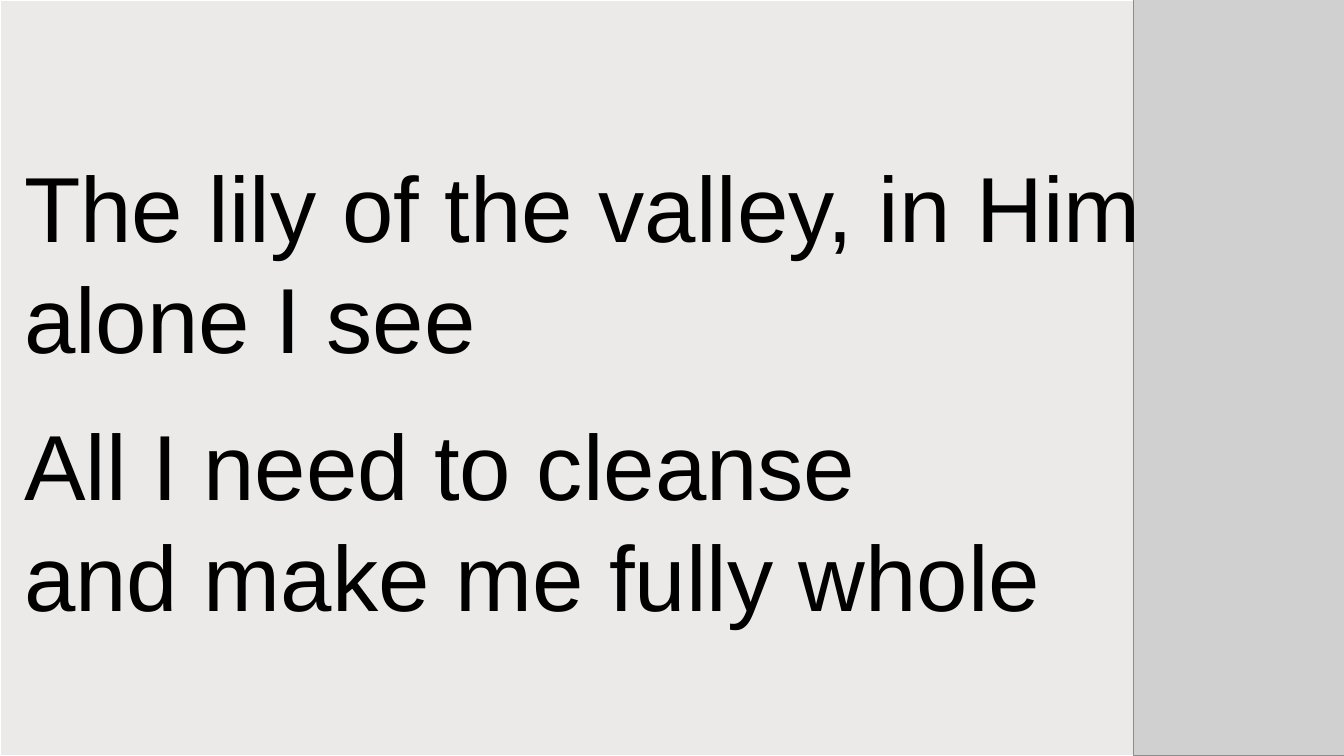
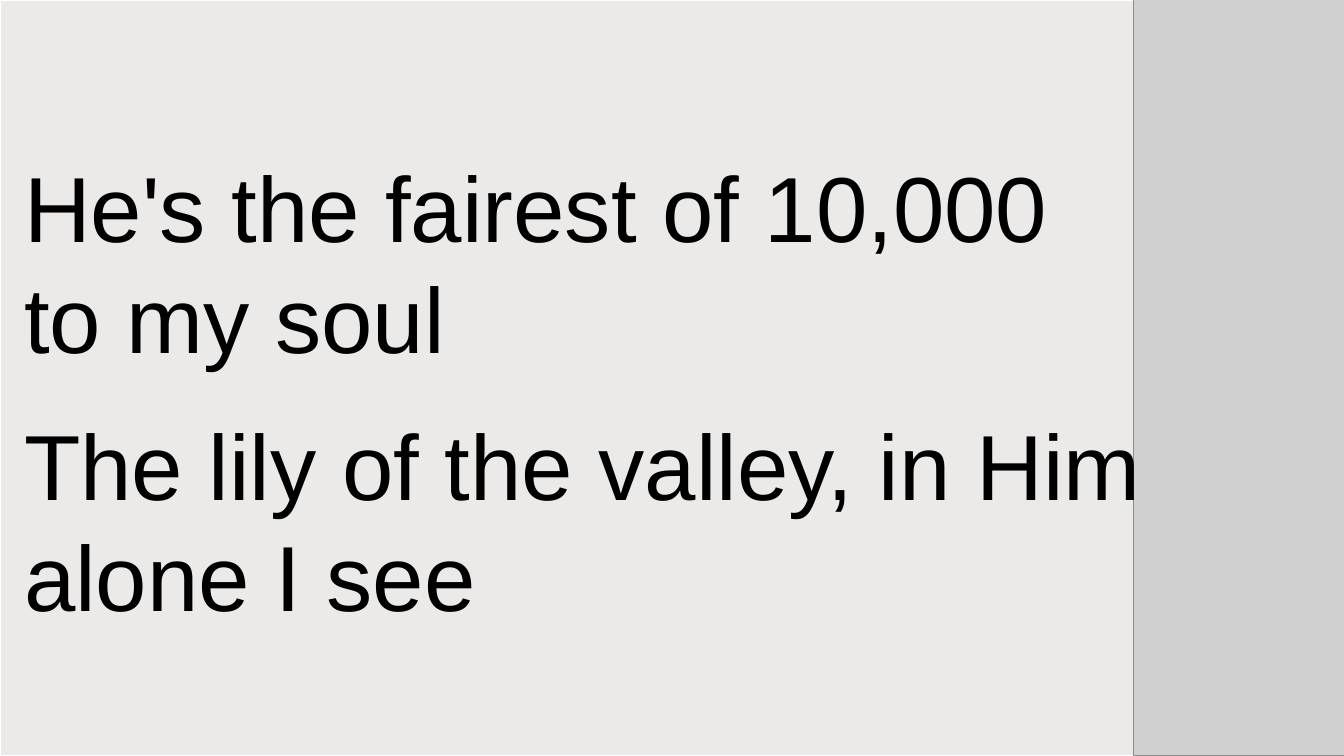
Before and after one commit to gwfrench164-collab/worship_slides, a slide deck: slide 141 of dev_out/decks/songs_test.pptx (slide 140 before the commit). Drawn at 1344x756 pixels with LibreOffice and Linux fonts; fonts in the diff are those of the drawing; grey boxes stand for pictures. Boxes give left, top, right and bottom in pixels: in the first picture for what was removed or moved away, otherwise in the second. Text is boxed around its words. In the diff, an @@ line names an element or a change of style, - is before the commit and + after.

```diff
--- a/dev_out/decks/songs_test.pptx
+++ b/dev_out/decks/songs_test.pptx
@@ text at (24,175,1047,369): paragraphs added @@
+He's the fairest of 10,000
+to my soul
@@ text at (24,433,1040,628): paragraphs removed @@
-All I need to cleanse
-and make me fully whole
@@ text at (24,427,1140,517): more space between paragraphs @@
```
Also in this commit, not shown: 28 other slides changed, 8 slides added, 4 slides removed, 18 other files.
